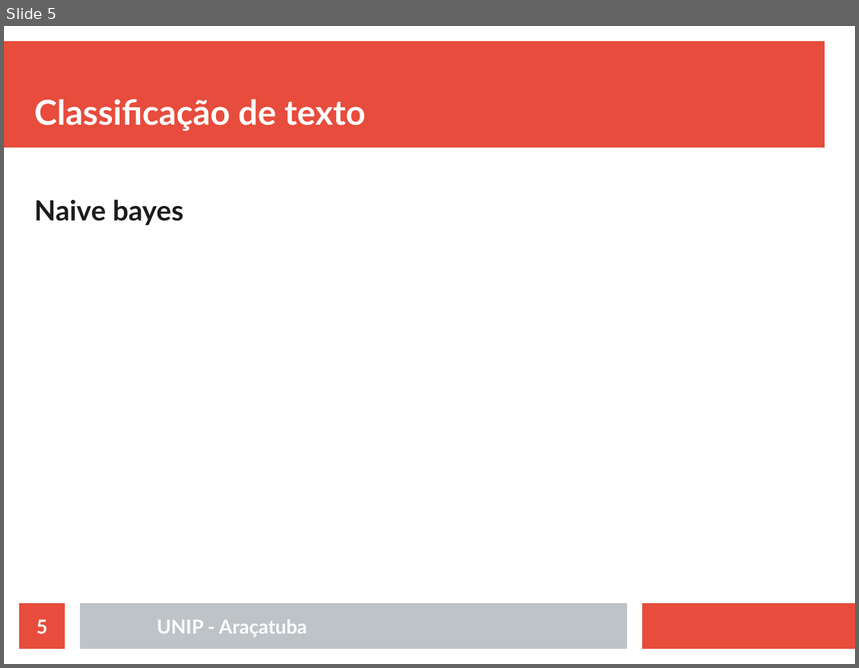
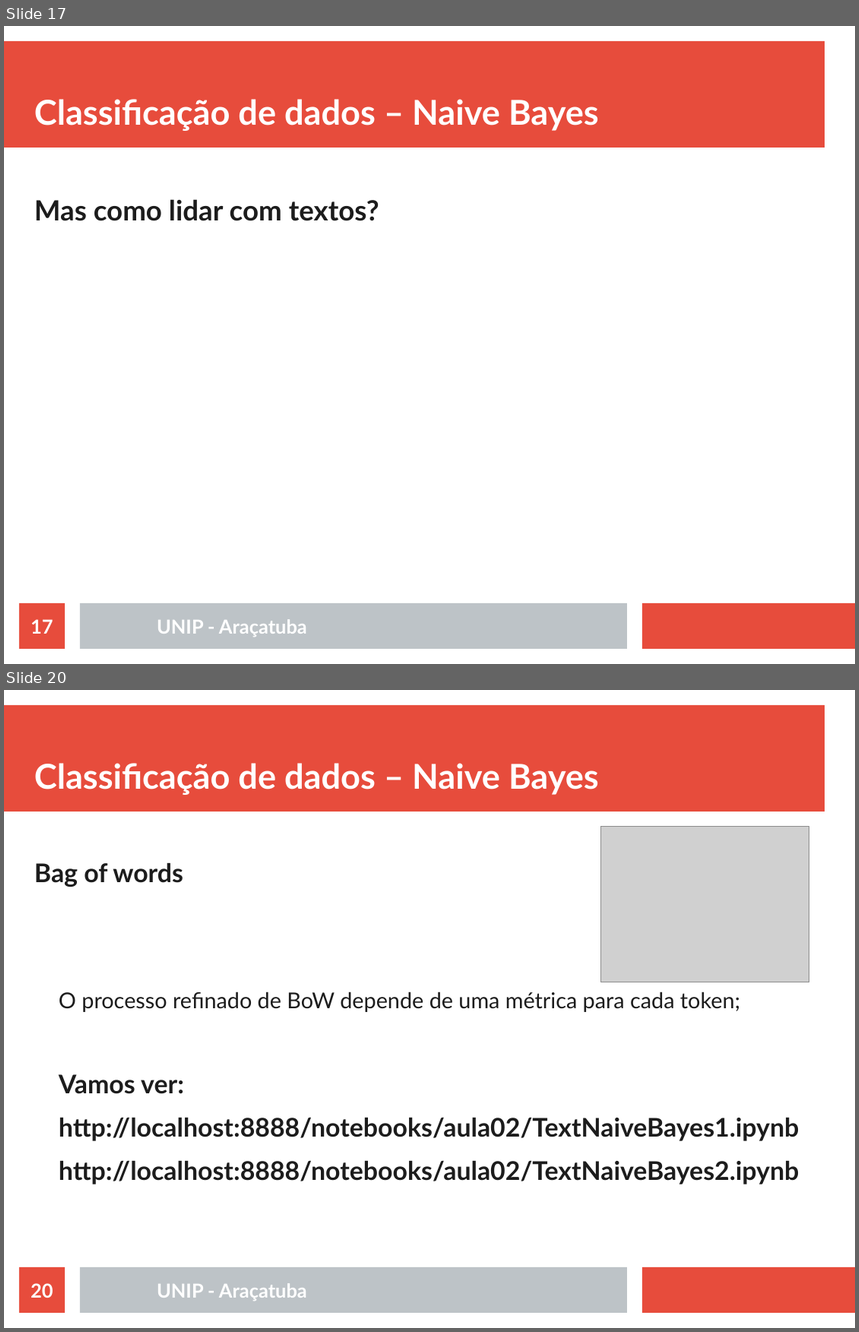
Before and after one commit to rafaelstojoao/pos-unip, a slide deck: [2020][modulo][Processamento_Linguagem_Natural]/[aula]02[classificacao].odp. Shown one above the other, each under a label of ours: slide 5 before the commit, slides 17 and 20 after it; the slides between them are not shown. The pictures are 859x668 and 859x1332 pixels, drawn with LibreOffice and Linux fonts; fonts in the diff are those of the drawing; grey boxes stand for pictures. Boxes give left, top, right and bottom in pixels: in the first picture for what was removed or moved away, otherwise in the second. Text is boxed around its words. In the diff, an @@ line names an element or a change of style, - is before the commit and + after.

Commit message:
up files da aula do 19092020

```diff
--- a/[2020][modulo][Processamento_Linguagem_Natural]/[aula]02[classificacao].odp
+++ b/[2020][modulo][Processamento_Linguagem_Natural]/[aula]02[classificacao].odp
@@ slide 20 added at (x1=4, y1=690, x2=855, y2=1328), background #FFFFFF; not listed: 3 template elements that a slide beside it also shows @@
@@ title added at (x1=34, y1=763, x2=599, y2=795), 32 pt, text #FFFFFF, bold @@
+Classificação de dados – Naive Bayes
@@ picture added at (x1=602, y1=827, x2=810, y2=983) @@
@@ text added at (x1=34, y1=863, x2=799, y2=1185), 24.1 pt, text #1C1C1C, bold @@
+Bag of words
+  O processo refinado de BoW depende de uma métrica para cada token;
+Vamos ver:
+http://localhost:8888/notebooks/aula02/TextNaiveBayes1.ipynb
+http://localhost:8888/notebooks/aula02/TextNaiveBayes2.ipynb
@@ page number added at (x1=19, y1=1268, x2=65, y2=1313), fill #E74C3C, 18 pt, text #FFFFFF, bold @@
+20
@@ text added at (x1=157, y1=1284, x2=307, y2=1301), 18 pt, text #FFFFFF, bold @@
+UNIP - Araçatuba
@@ what was slide 5 is now slide 17 @@
@@ slide 17 changed as well @@
@@ title at (x1=34, y1=99, x2=599, y2=131): text changed @@
-Classificação de texto
+Classificação de dados – Naive Bayes
@@ text at (x1=34, y1=199, x2=379, y2=221): text changed @@
-Naive bayes
+Mas como lidar com textos?
@@ page number at (x1=31, y1=620, x2=53, y2=634): text changed @@
-5
+17
```
Also in this commit, not shown: 2 other slides changed, 24 other slides added, 4 slides removed, 46 other files.
